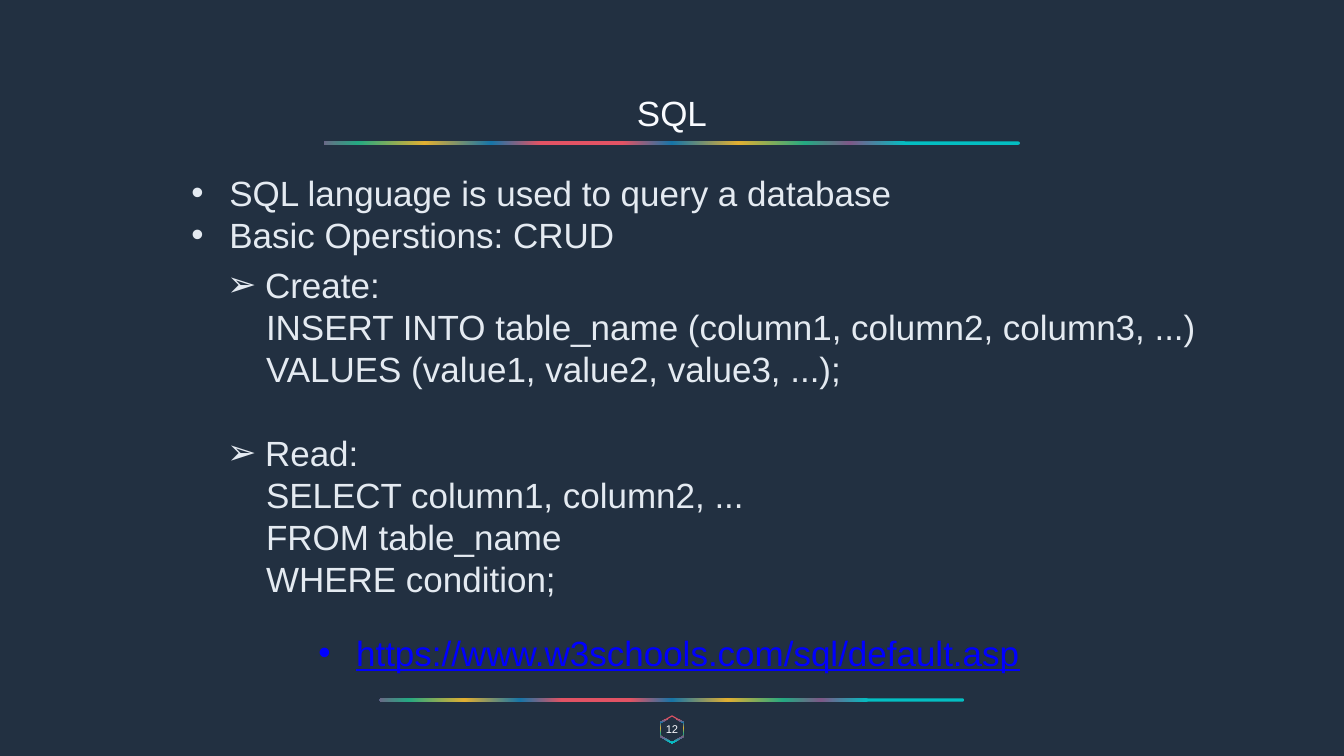
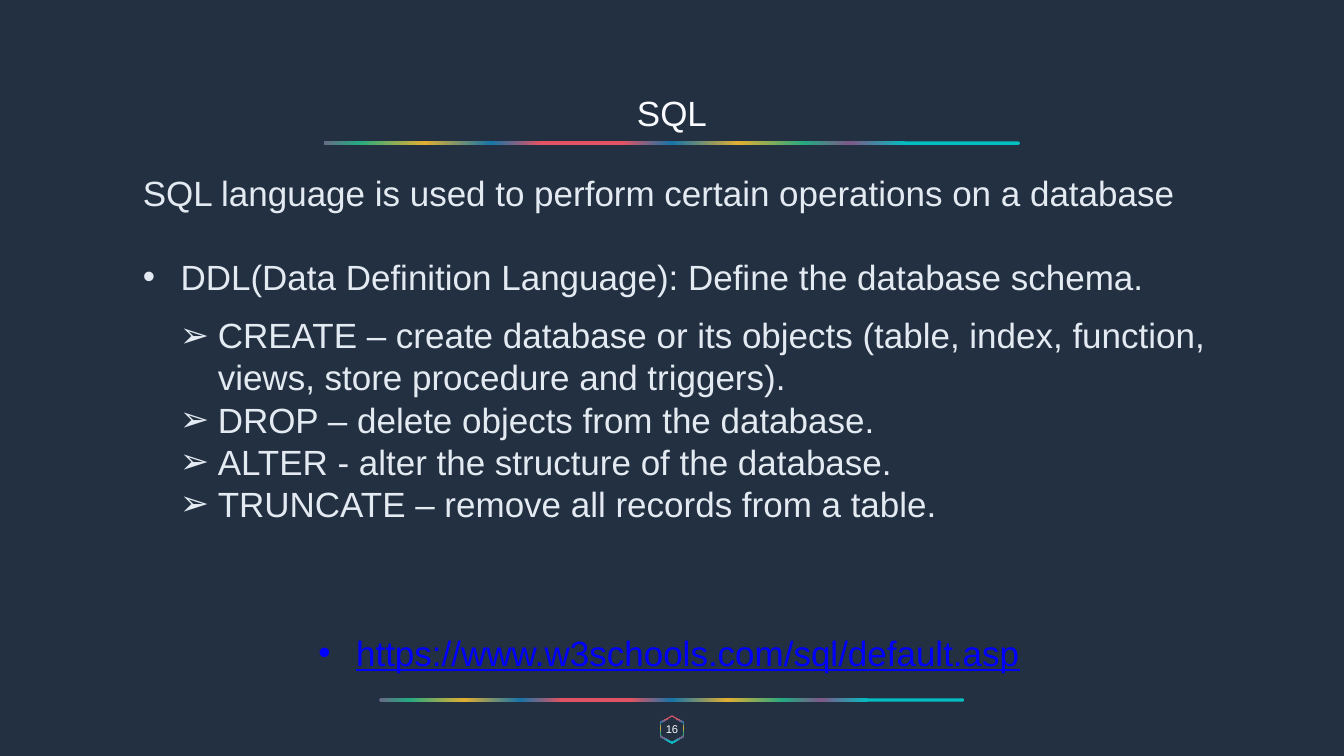
Before and after one commit to overtureLLC/java-spring-material, a slide deck: slide 16 of Warmup/warmup.pptx (slide 12 before the commit). Drawn at 1344x756 pixels with LibreOffice and Linux fonts; fonts in the diff are those of the drawing. Boxes give left, top, right and bottom in pixels: in the first picture for what was removed or moved away, otherwise in the second. Text is boxed around its words. In the diff, an @@ line names an element or a change of style, - is before the commit and + after.

```diff
--- a/Warmup/warmup.pptx
+++ b/Warmup/warmup.pptx
@@ text at box(143, 180, 1174, 297): text changed @@
-• SQL language is used to query a database
-• Basic Operstions: CRUD
+SQL language is used to perform certain operations on a database
+• DDL(Data Definition Language): Define the database schema.
@@ text removed at box(265, 273, 1145, 389) @@
-  ➢ Create:
-    INSERT INTO table_name (column1, column2, column3, ...)
-  VALUES (value1, value2, value3, ...);
@@ text added at box(218, 322, 1205, 518), 50 pt, text #E4EAF1 @@
+➢ CREATE – create database or its objects (table, index, function, views, store procedure and triggers).
+➢ DROP – delete objects from the database.
+➢ ALTER - alter the structure of the database.
+➢ TRUNCATE – remove all records from a table.
@@ text removed at box(265, 440, 705, 597) @@
-  ➢ Read:
-    SELECT column1, column2, ...
-    FROM table_name
-    WHERE condition;
@@ page number at box(666, 725, 678, 733): text changed @@
-12
+16
```
Also in this commit, not shown: 19 other slides changed, 14 slides added, 4 slides removed.
